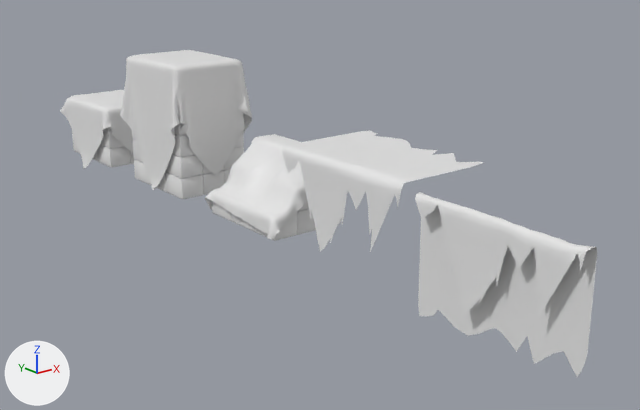
The FBX model Assets/New Folder/BoxDummy/BoxDummy+TornCloth.fbx as it was, and as the next commit left it.
Both versions are drawn from a 50 mm lens placed at (-1.4, -1.84, 0.79), pointed at (0.18, 0.13, 0.0). The lights are fixed; the arrows at lower left show +X, +Y and +Z. The first picture is the older version. Both versions are drawn at frame 1 of the action 'Take 001'; the numbers are the values there. Materials are left out; every surface is plain grey.

Script lines for the objects in view, before the commit:
```python
ob_boxdummy01 = bpy.data.objects.new('BoxDummy01', me_mesh)
ob_boxdummy01.location = (0.0, 1.08, 0.0)
ob_boxdummy01.rotation_euler = (1.571, 0.0, 0.0)  # degrees (90, 0, 0)
ob_boxdummy01.scale = (0.001, 0.001, 0.001)
ob_boxdummy02 = bpy.data.objects.new('BoxDummy02', me_mesh_001)
ob_boxdummy02.location = (0.0, 0.593, 0.0)
ob_boxdummy02.rotation_euler = (1.571, 0.0, 0.0)  # degrees (90, 0, 0)
ob_boxdummy02.scale = (0.001, 0.001, 0.001)
ob_boxdummy03 = bpy.data.objects.new('BoxDummy03', me_mesh_002)
ob_boxdummy03.location = (0.001, 0.115, 0.0)
ob_boxdummy03.rotation_euler = (1.571, 0.0, 0.0)  # degrees (90, 0, 0)
ob_boxdummy03.scale = (0.001, 0.001, 0.001)
ob_grounsheet01 = bpy.data.objects.new('GrounSheet01', me_mesh_004)
ob_grounsheet01.location = (0.0, 1.08, 0.0)
ob_grounsheet01.rotation_euler = (1.571, 0.0, 0.0)  # degrees (90, 0, 0)
ob_grounsheet01.scale = (0.001, 0.001, 0.001)
ob_grounsheet02 = bpy.data.objects.new('GrounSheet02', me_mesh_005)
ob_grounsheet02.location = (0.0, 0.593, 0.0)
ob_grounsheet02.rotation_euler = (1.571, 0.0, 0.0)  # degrees (90, 0, 0)
ob_grounsheet02.scale = (0.001, 0.001, 0.001)
ob_grounsheet03 = bpy.data.objects.new('GrounSheet03', me_mesh_006)
ob_grounsheet03.location = (0.001, 0.115, 0.0)
ob_grounsheet03.rotation_euler = (1.571, 0.0, 0.0)  # degrees (90, 0, 0)
ob_grounsheet03.scale = (0.001, 0.001, 0.001)
ob_torn_cloth01 = bpy.data.objects.new('Torn_Cloth01', me_mesh_003)
ob_torn_cloth01.location = (-0.077, -0.288, 0.263)
ob_torn_cloth01.rotation_euler = (1.571, 0.0, -1.571)  # degrees (90, 0, -90)
ob_torn_cloth01.scale = (0.000268, 0.000268, 0.000268)
ob_torn_cloth02 = bpy.data.objects.new('Torn_Cloth02', me_mesh_007)
ob_torn_cloth02.location = (-0.098, -0.764, 0.243)
ob_torn_cloth02.rotation_euler = (1.571, 0.0, -1.571)  # degrees (90, 0, -90)
ob_torn_cloth02.scale = (0.000268, 0.000268, 0.000268)
```
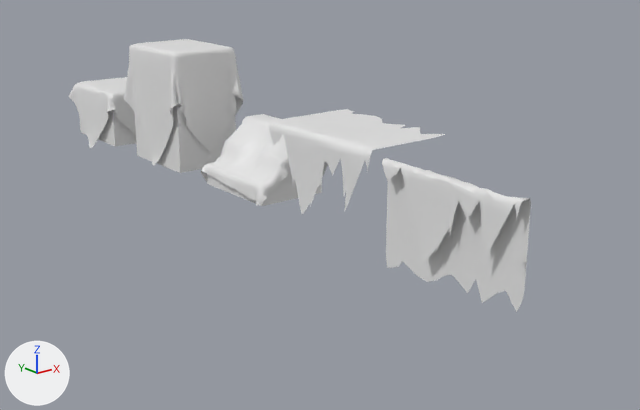
Edits to the scene script, one JSON object a line:
```json
{"op": "set", "path": "ob_torn_cloth02.location", "old": "(-0.098, -0.764, 0.243)", "new": "(0.048, -0.5, 0.243)"}
{"op": "set", "path": "ob_grounsheet01.location", "old": "(0.0, 1.08, 0.0)", "new": "(0.146, 1.344, 0.0)"}
{"op": "set", "path": "ob_boxdummy03.location", "old": "(0.001, 0.115, 0.0)", "new": "(0.146, 0.38, 0.001)"}
{"op": "set", "path": "ob_grounsheet02.location", "old": "(0.0, 0.593, 0.0)", "new": "(0.146, 0.858, 0.0)"}
{"op": "set", "path": "ob_boxdummy01.location", "old": "(0.0, 1.08, 0.0)", "new": "(0.146, 1.341, 0.001)"}
{"op": "set", "path": "ob_grounsheet03.location", "old": "(0.001, 0.115, 0.0)", "new": "(0.147, 0.38, 0.0)"}
{"op": "set", "path": "ob_torn_cloth01.location", "old": "(-0.077, -0.288, 0.263)", "new": "(0.069, -0.024, 0.263)"}
{"op": "set", "path": "ob_boxdummy02.location", "old": "(0.0, 0.593, 0.0)", "new": "(0.146, 0.858, 0.001)"}
```

Boxes [x1, y1, x2, y2] around the edits, measured in the pictures (640 x 410 px):
```json
{"object": "Torn_Cloth02", "change": "moved", "before": [415, 192, 598, 377], "after": [382, 158, 531, 312]}
{"object": "Torn_Cloth01", "change": "moved", "before": [282, 130, 484, 252], "after": [269, 109, 445, 214]}
{"object": "GrounSheet02", "change": "moved", "before": [120, 50, 252, 190], "after": [124, 39, 243, 166]}
{"object": "GrounSheet03", "change": "moved", "before": [205, 134, 348, 239], "after": [201, 114, 328, 205]}
{"object": "BoxDummy02", "change": "moved", "before": [132, 121, 244, 199], "after": [135, 102, 236, 173]}
{"object": "GrounSheet01", "change": "moved", "before": [60, 90, 133, 169], "after": [69, 77, 136, 148]}
{"object": "BoxDummy03", "change": "moved", "before": [212, 201, 341, 241], "after": [207, 173, 322, 206]}
{"object": "BoxDummy01", "change": "moved", "before": [72, 127, 134, 168], "after": [79, 110, 136, 147]}
```
